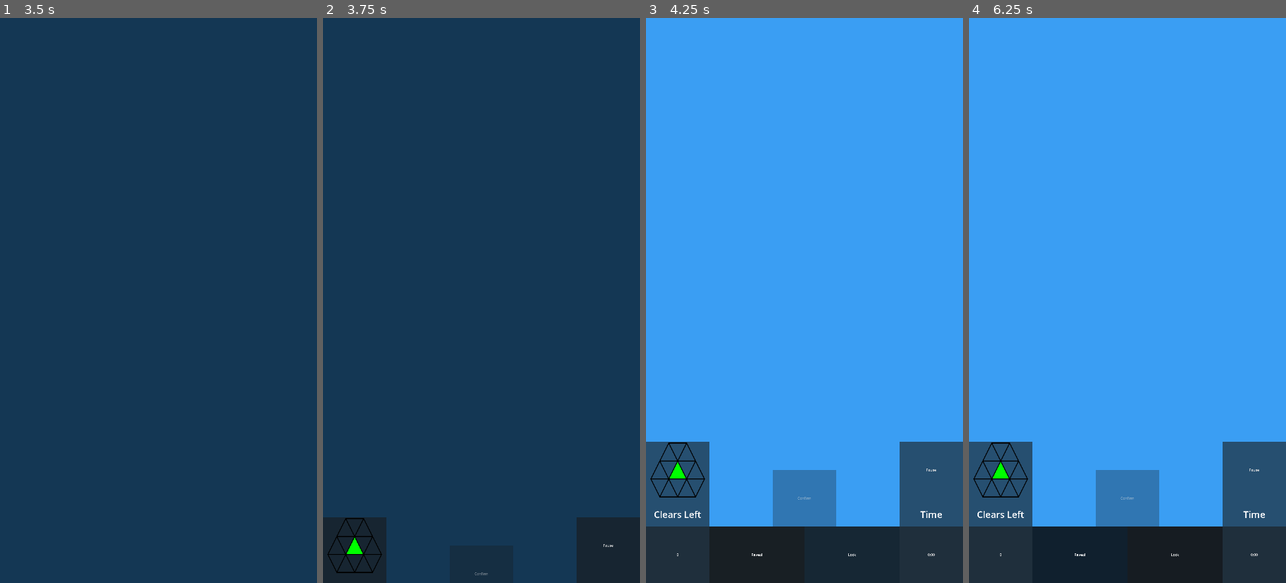
Above: before the commit, frames 1-4 (left to right).
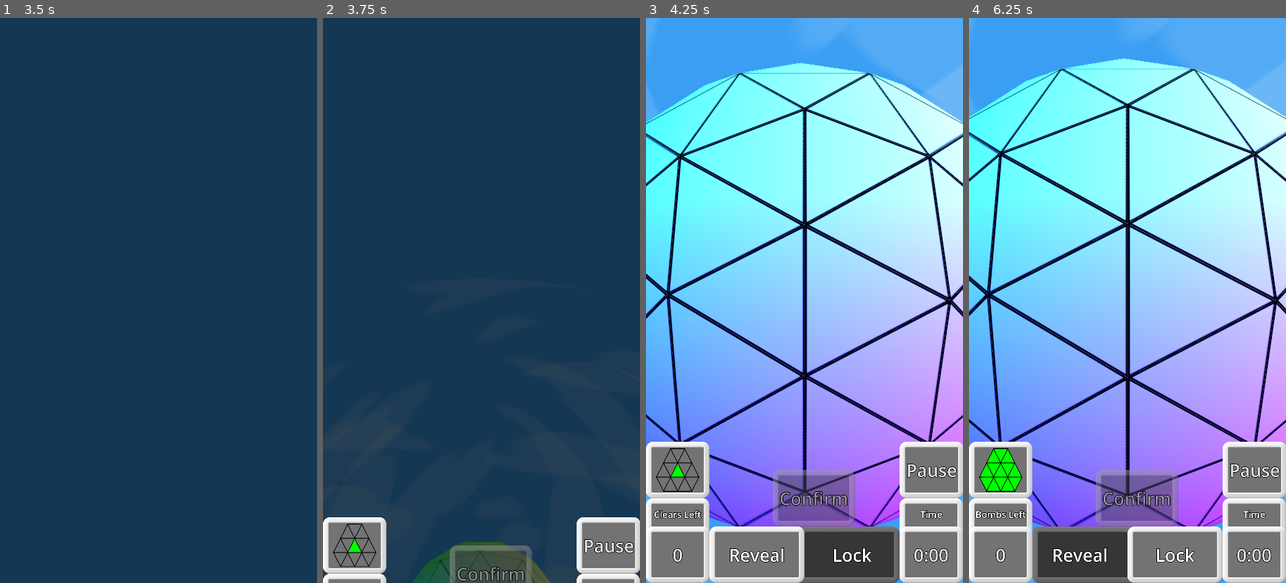
Above: after the commit, the same moments.

Repository: WalynC/sphereSweeperGodot
Game: Godot game, scene res://mainScenes/menu_scene.tscn
The game is run twice, just before and just after one commit, with the same random seed, the same clock (stepped at 60 frames per second) and the same inputs. Sound files missing from this copy of the repository are replaced by a short silence.
Inputs (mouse positions are in pixels of both pictures, inside the frame that each line leads up to):
- Up to frame 1 (3.5 s): move the mouse to (228, 272) at 0.52 s; hold Down (scroll_down) 0.53-1.25 s; click (228, 272) at 0.67 s; click "New" at 1.25 s; tap Enter at 2 s; drag from (95, 328) to (142, 413) at 2.02 s; click "Play" at 2.75 s
- Up to frame 2 (3.75 s): move the mouse to (513, 176) at 3.52 s; hold Down (scroll_down) from 3.53 s (still down); click (513, 176) at 3.67 s
- Up to frame 3 (4.25 s): keep holding Down (scroll_down)
- Up to frame 4 (6.25 s): release Down (scroll_down) at 4.25 s; click (1000, 470) at 4.25 s; click "0" at 5 s; click (1127, 554) at 5.75 s

Frame 1 is identical in both runs. In frame 2, 6.9% of the frame differs, in the area x 0-100%, y 88-100%; in frame 3, 92%; in frame 4, 93%, in the area x 0-100%, y 0-100%.
Error before the commit: Invalid access to property or key 'buttonPress' on a base object of type 'previously freed'. (res://scripts/ui/GameUI.gd:97)

Commit message:
Revert "Visual theme only loads once at start"
This reverts commit 1ae992fd0ac1942edc2be5a1a12a263abac75454.

Diff:
--- a/scripts/GameManager.gd
+++ b/scripts/GameManager.gd
@@ -52,6 +52,7 @@
 	else:
 		new_game()
 	board._ready()
+	visLoad.loadTheme()
 	if (loading): board.LoadSave()
 	if (preset.size() > 0):
 		board.LoadPreset()
--- a/scripts/VisualLoader.gd
+++ b/scripts/VisualLoader.gd
@@ -16,6 +16,8 @@
 
 func _ready():
 	init()
+	if (scene == SceneType.MainMenu):
+		loadTheme()
 
 func init():
 	instance = self
@@ -29,7 +31,6 @@
 	tInst.LoadVisualTheme()
 
 func unloadTheme():
-	if (VisualTheme.instance == null): return
 	VisualTheme.instance.UnloadVisualTheme()
 	VisualTheme.instance.queue_free()
 
